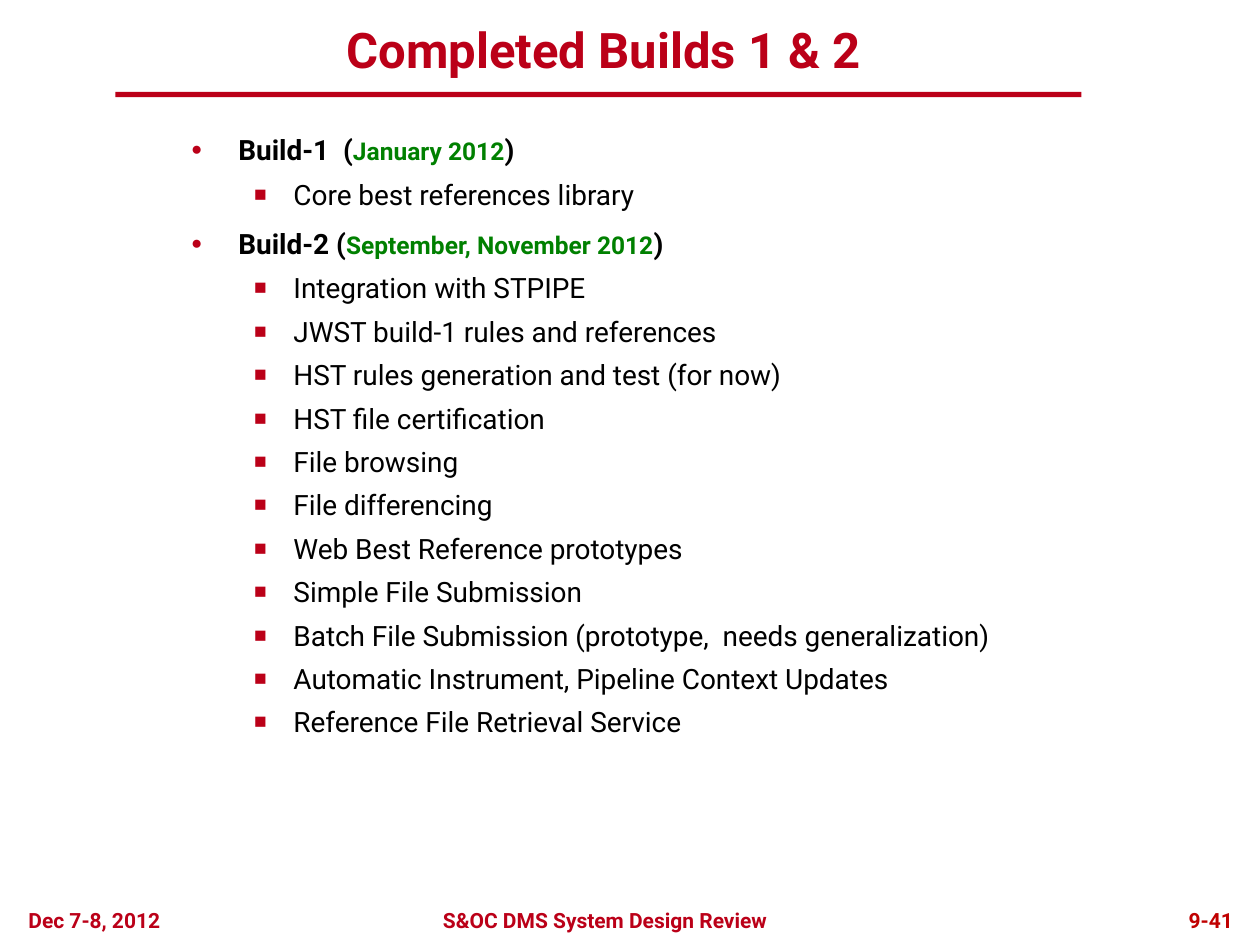
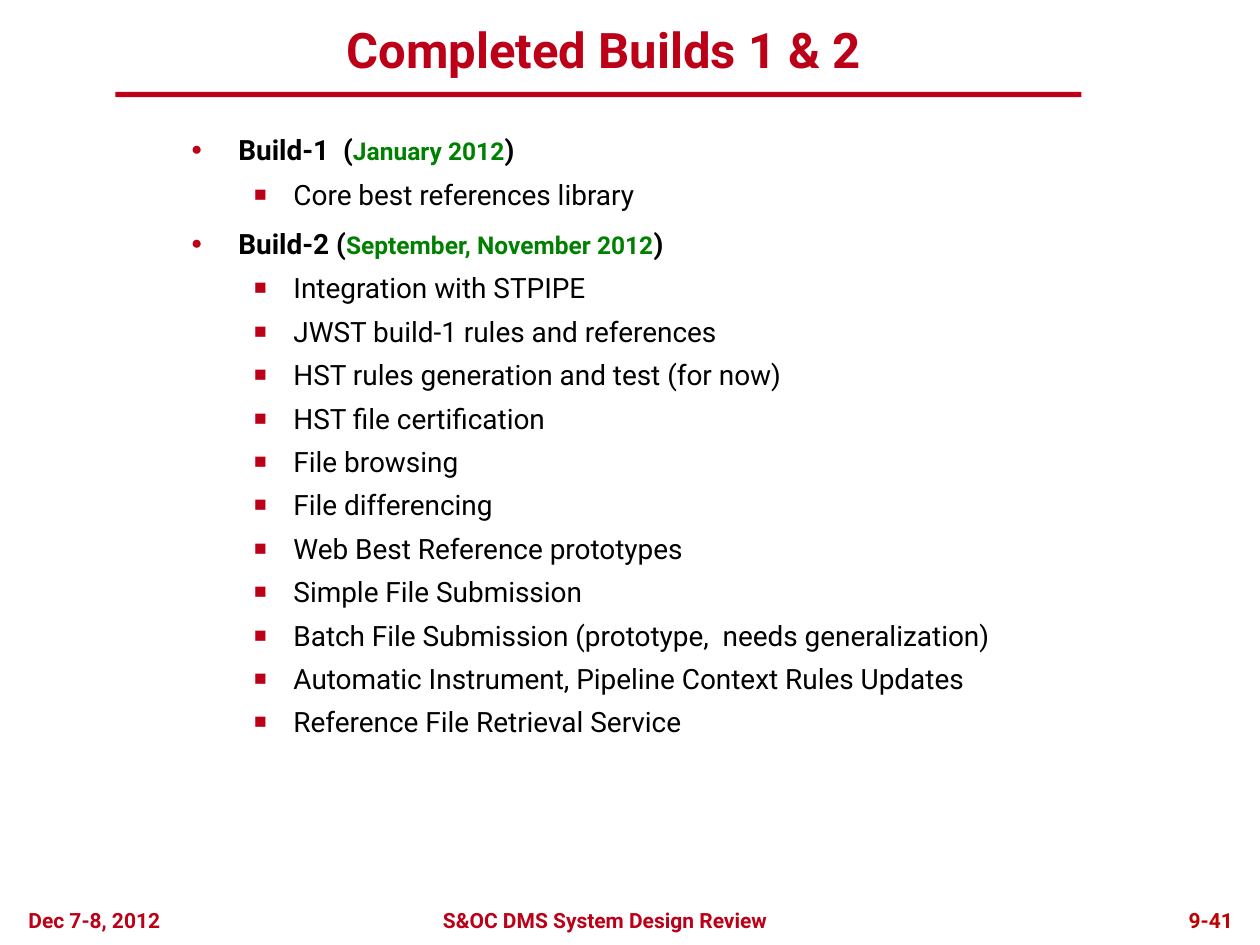
Before and after one commit to spacetelescope/crds, a slide deck: slide 40 of docs/DMS_SDR2_09_CRDS_final.pptx. Drawn at 1260x945 pixels with LibreOffice and Linux fonts; fonts in the diff are those of the drawing; background and template pictures are left out. Boxes give left, top, right and bottom in pixels: in the first picture for what was removed or moved away, otherwise in the second. Text is boxed around its words. In the diff, an @@ line names an element or a change of style, - is before the commit and + after.

```diff
--- a/docs/DMS_SDR2_09_CRDS_final.pptx
+++ b/docs/DMS_SDR2_09_CRDS_final.pptx
@@ text at (293,668,964,695): text changed @@
-  ■ Automatic Instrument, Pipeline Context Updates
+  ■ Automatic Instrument, Pipeline Context Rules Updates
```
Also in this commit, not shown: 11 other slides changed.
